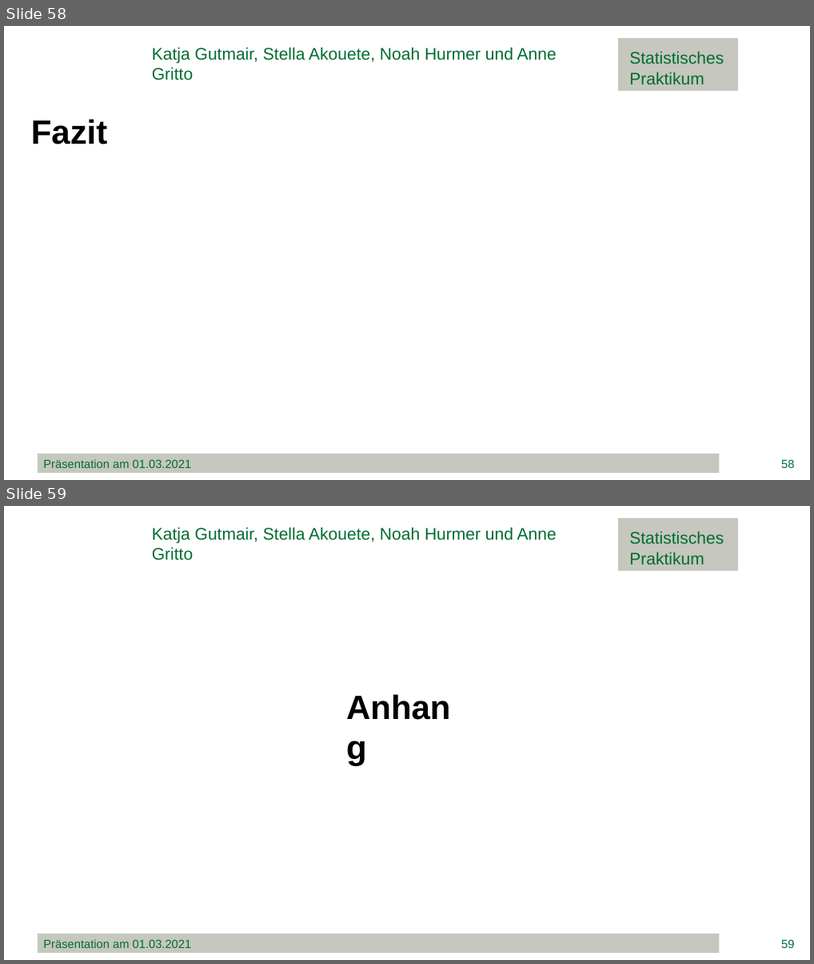
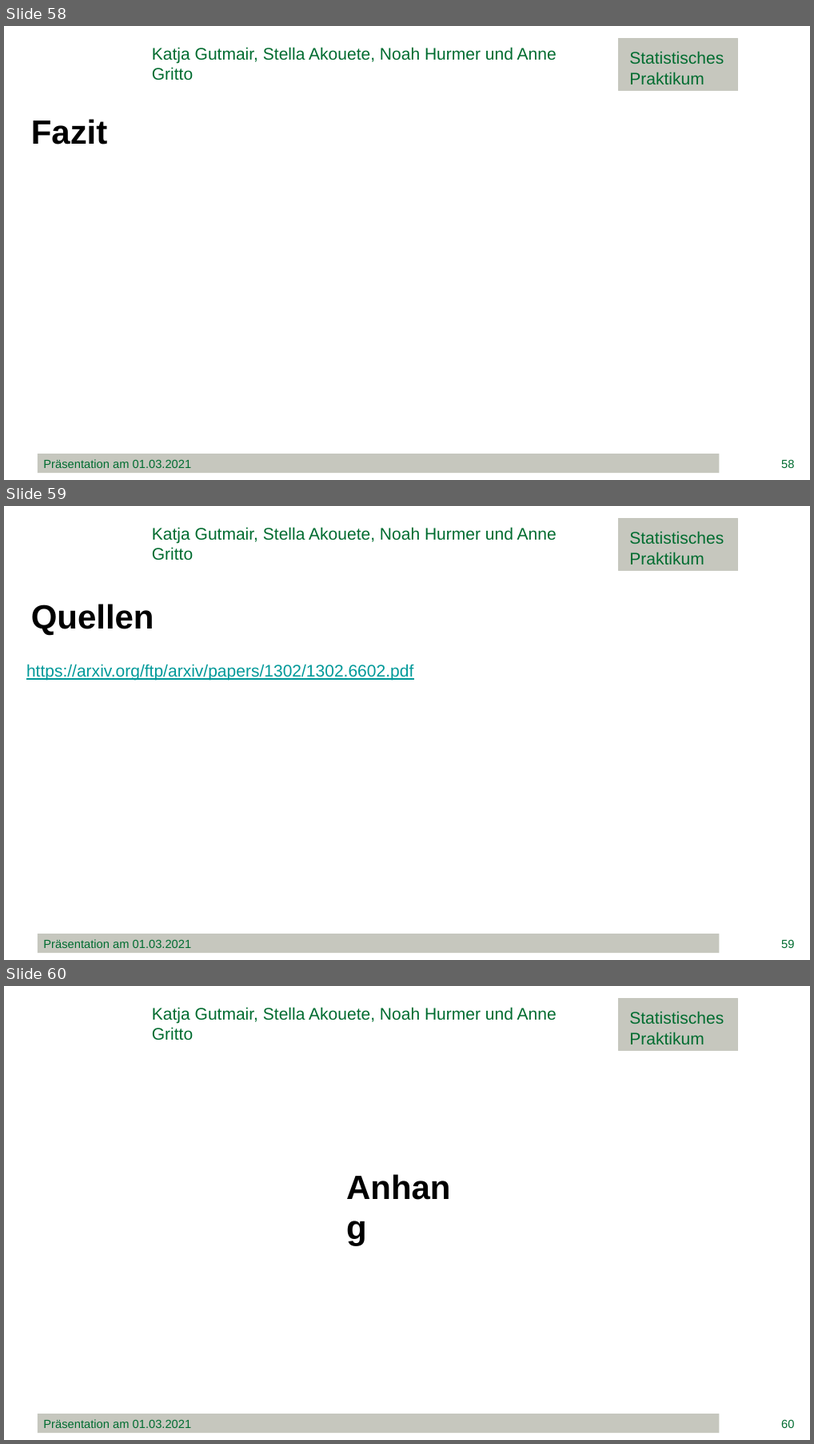
Before and after one commit to minimops/weatherFrog, a slide deck: documentation/ppt/Präsentation.pptx. Shown one above the other, each under a label of ours: slides 58 and 59 before the commit, slides 58, 59 and 60 after it. The pictures are 814x964 and 814x1444 pixels, drawn with LibreOffice and Linux fonts; fonts in the diff are those of the drawing; background and template pictures are left out. Boxes give left, top, right and bottom in pixels: in the first picture for what was removed or moved away, otherwise in the second. Text is boxed around its words. In the diff, an @@ line names an element or a change of style, - is before the commit and + after.

```diff
--- a/documentation/ppt/Präsentation.pptx
+++ b/documentation/ppt/Präsentation.pptx
@@ slide 59 added at (4, 506, 810, 960), background #FFFFFF @@
@@ text added at (152, 527, 557, 560), 20 pt, text #006C30 @@
+Katja Gutmair, Stella Akouete, Noah Hurmer und Anne Gritto
@@ rectangle added at (619, 519, 738, 572), fill #C6C7BE, outline #C6C7BE 1 pt @@
@@ text added at (630, 531, 724, 564), 20 pt, text #006C30 @@
+Statistisches
+Praktikum
@@ text added at (31, 604, 154, 636), 40 pt, text #000000, bold @@
+Quellen
@@ text added at (26, 664, 414, 680), 20 pt, text #009999, underline @@
+https://arxiv.org/ftp/arxiv/papers/1302/1302.6602.pdf
@@ rectangle added at (38, 933, 720, 952), fill #C6C7BE, 14 pt, text #006C30 @@
+Präsentation am 01.03.2021
@@ page number added at (782, 939, 794, 948), 14 pt, text #006C30 @@
+59
@@ what was slide 59 is now slide 60 @@
@@ page number at (782, 1419, 794, 1428): text changed @@
-59
+60
```
Also in this commit, not shown: 4 slides changed, 1 other file.
